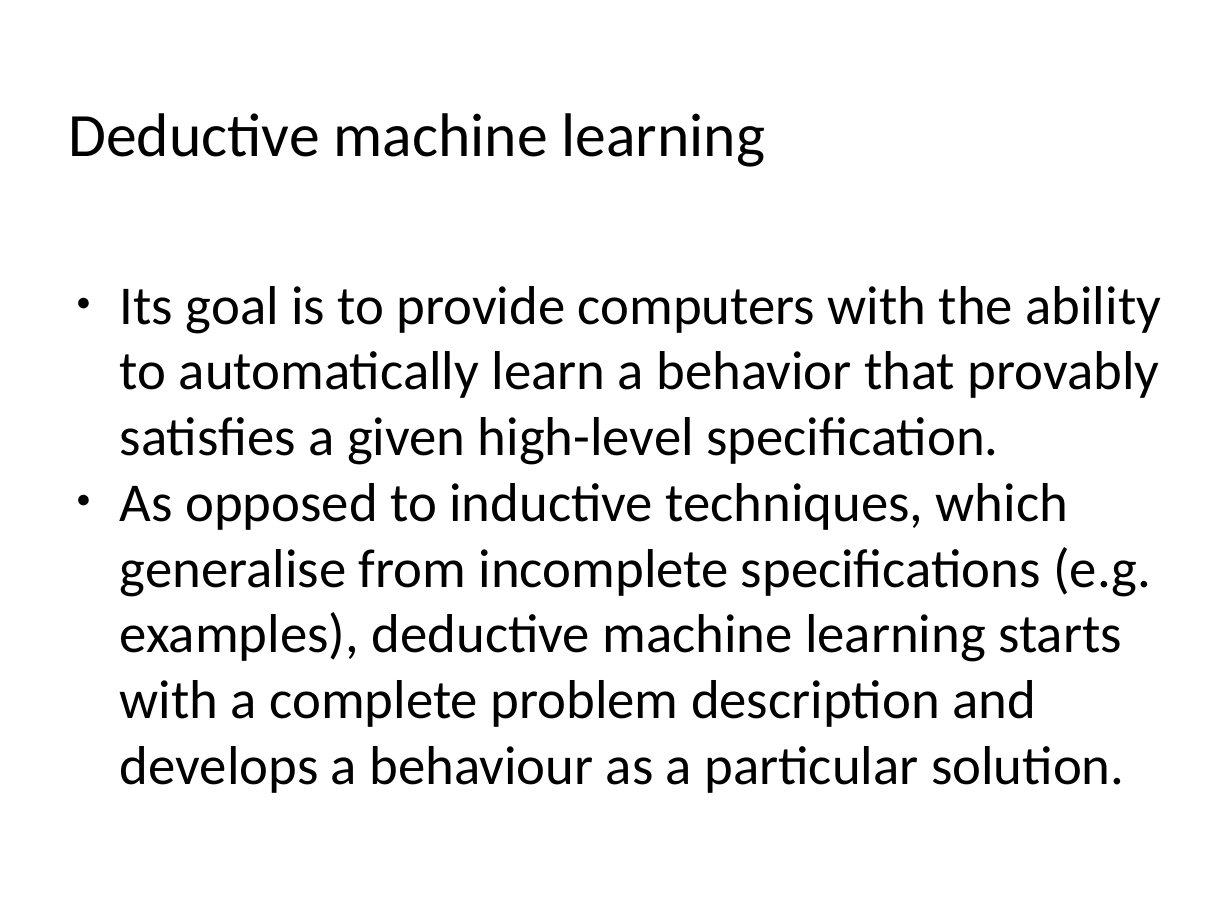
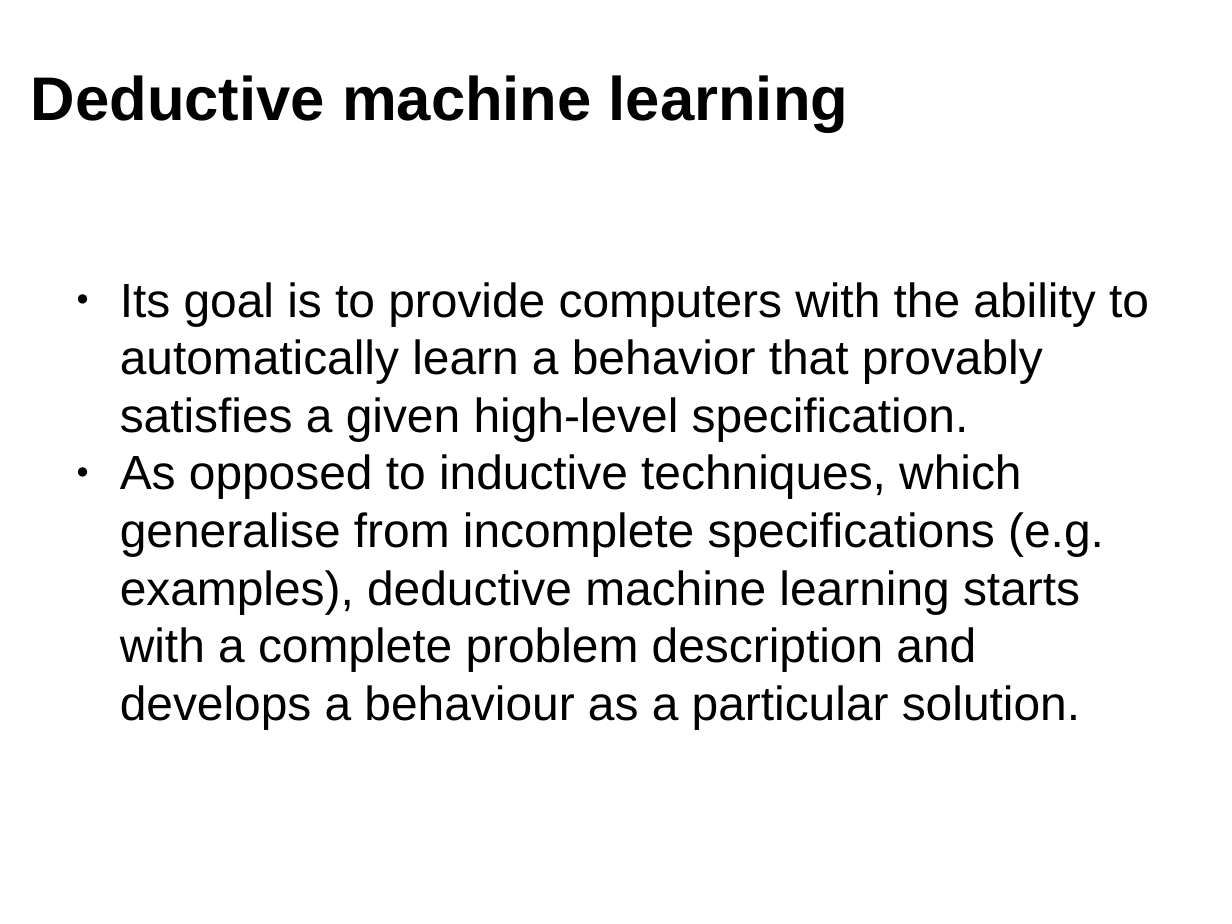
Before and after one commit to polgreen/control2, a slide deck: slide 2 of slides/project_taster_session.pptx. Drawn at 1232x924 pixels with LibreOffice and Linux fonts; fonts in the diff are those of the drawing. Boxes give left, top, right and bottom in pixels: in the first picture for what was removed or moved away, otherwise in the second. Text is boxed around its words. In the diff, an @@ line names an element or a change of style, - is before the commit and + after.

Commit message:
updated slides

```diff
--- a/slides/project_taster_session.pptx
+++ b/slides/project_taster_session.pptx
@@ text "Deductive machine learning" moved from (x1=68, y1=113, x2=765, y2=167) to (x1=31, y1=75, x2=848, y2=132) @@
@@ text "Deductive machine learning" at (x1=31, y1=75, x2=848, y2=132): font Calibri to Arial, bold on @@
@@ text "Its goal is to provide ..." at (x1=120, y1=282, x2=1149, y2=729): size 32 to 28 pt, font Calibri to Arial @@
```
Also in this commit, not shown: 1 other slide changed, 1 slide added.
